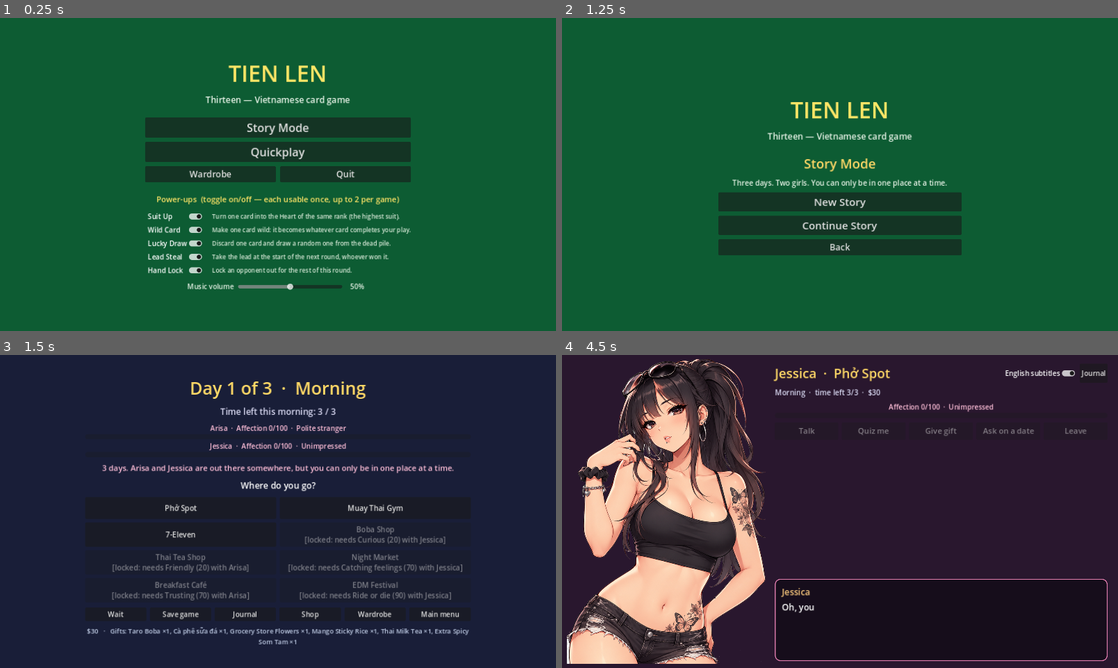
Above: before the commit, frames 1-4 (two rows, left to right).
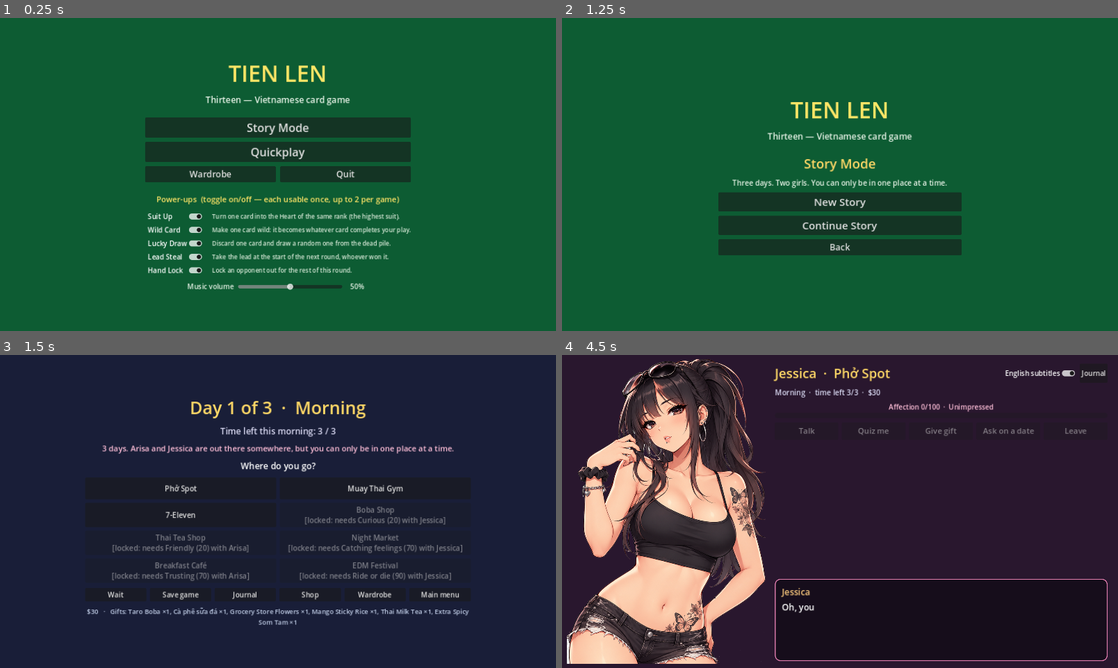
Above: after the commit, the same moments.

Repository: kyogic/13-card-game
Game: Godot game, scene res://scenes/app.tscn
The game is run twice, just before and just after one commit, with the same random seed, the same clock (stepped at 60 frames per second) and the same inputs.
Inputs:
- Up to frame 1 (0.25 s): no input
- Up to frame 2 (1.25 s): click "Story Mode" at 0.5 s
- Up to frame 3 (1.5 s): click "New Story" at 1.25 s
- Up to frame 4 (4.5 s): click "New Story" at 2 s; click "Continue Story" at 2.75 s; click "Continue Story" at 3.5 s; click "Phở Spot" at 4.25 s

Frames 1-2 are identical in both runs. In frame 3, 9.6% of the frame differs, in the area x 15-85%, y 8-93%; in frame 4, nothing differs.

Commit message:
Remove the affection meters from the story calendar
Co-Authored-By: Claude Opus 5.5 <noreply@anthropic.com>
Claude-Session: https://claude.ai/code/session_014DXRZL11i9gK84TREh4B5Z

Diff:
--- a/scripts/ui/affection_meter.gd
+++ b/scripts/ui/affection_meter.gd
@@ -3,7 +3,6 @@
 ## and a floating +7 / -5 pop-up whenever the value changes.
 
 var character_id := ""
-var show_name := false         # prefix the label with her name (when several meters are shown)
 var label: Label
 var bar: ProgressBar
 
@@ -41,8 +40,7 @@
 	var v: int = Affection.value(character_id)
 	bar.max_value = profile.affection_max()
 	bar.value = v
-	label.text = "%sAffection %d/%d  ·  %s" % [profile.first_name() + "  ·  " if show_name else "", v,
-		profile.affection_max(), profile.stage(v).get("label", "")]
+	label.text = "Affection %d/%d  ·  %s" % [v, profile.affection_max(), profile.stage(v).get("label", "")]
 
 
 func _on_changed(info: Dictionary) -> void:
--- a/scripts/ui/calendar_screen.gd
+++ b/scripts/ui/calendar_screen.gd
@@ -10,7 +10,6 @@
 signal shop_pressed
 signal wardrobe_pressed
 
-const AffectionMeter := preload("res://scripts/ui/affection_meter.gd")
 const Character := preload("res://scripts/character.gd")
 
 var title_label: Label
@@ -19,7 +18,6 @@
 var location_box: GridContainer
 var location_buttons := {}     # id -> Button
 var inventory_label: Label
-var meters: VBoxContainer
 
 
 func _init() -> void:
@@ -39,8 +37,6 @@
 	col.add_child(title_label)
 	time_label = _label(20, Color(0.85, 0.85, 0.95))
 	col.add_child(time_label)
-	meters = VBoxContainer.new()
-	col.add_child(meters)
 	message_label = _label(18, Color(1, 0.75, 0.85))
 	message_label.autowrap_mode = TextServer.AUTOWRAP_WORD_SMART
 	col.add_child(message_label)
@@ -126,17 +122,6 @@
 		var reason: String = Calendar.lock_reason(id)
 		b.disabled = reason != ""
 		b.text = Calendar.location_name(id) + ("\n[locked: %s]" % reason if reason != "" else "")
-	if meters.get_child_count() != Characters.ids().size():
-		for m in meters.get_children():
-			meters.remove_child(m)
-			m.queue_free()
-		for cid in Characters.ids():
-			var m = AffectionMeter.new()
-			m.show_name = true
-			meters.add_child(m)
-			m.set_character(cid)
-	for m in meters.get_children():
-		m.refresh()
 	var items := []
 	for g in GameState.inventory:
 		if GameState.inventory[g] > 0:
--- a/tests/dating_test.gd
+++ b/tests/dating_test.gd
@@ -548,8 +548,9 @@
 	# Morning: Jessica's at the phở spot, Arisa's at the gym. Meet Arisa.
 	bus.fire("new_story_requested")
 	await process_frame
-	check(layer.calendar.meters.get_child_count() == 2 and "Arisa" in layer.calendar.meters.get_child(0).label.text
-		+ layer.calendar.meters.get_child(1).label.text, "calendar shows a named meter per girl")
+	check(layer.calendar.find_children("*", "ProgressBar", true, false).is_empty()
+		and not layer.calendar.find_children("*", "Label", true, false).any(func(l): return "ffection" in l.text),
+		"the calendar doesn't show affection")
 	layer.calendar.location_buttons.muay_thai_gym.pressed.emit()
 	await _drain()
 	check(convo.character_id == "arisa" and convo.title_label.text.begins_with("Arisa"), "Arisa at the gym")
@@ -820,7 +821,6 @@
 	bus.fire("new_story_requested")
 	await process_frame
 	check(cal.characters_at("pho_spot").has("mai"), "schedule entry places her")
-	check(layer.calendar.meters.get_child_count() >= 1, "calendar meters")
 	convo.open("mai", "pho_spot", cal.location_name("pho_spot"))
 	await _drain()
 	check(convo.title_label.text.begins_with("Mai") and convo.buttons.talk.disabled
